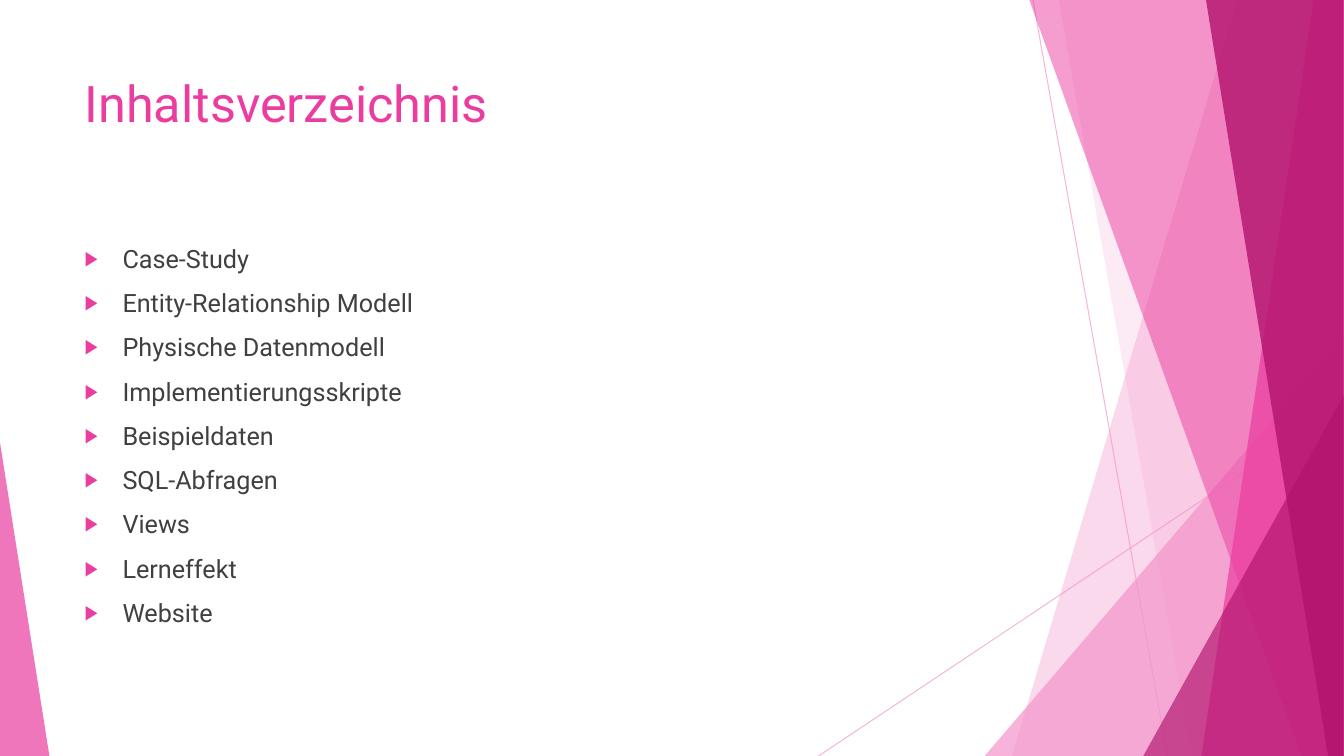
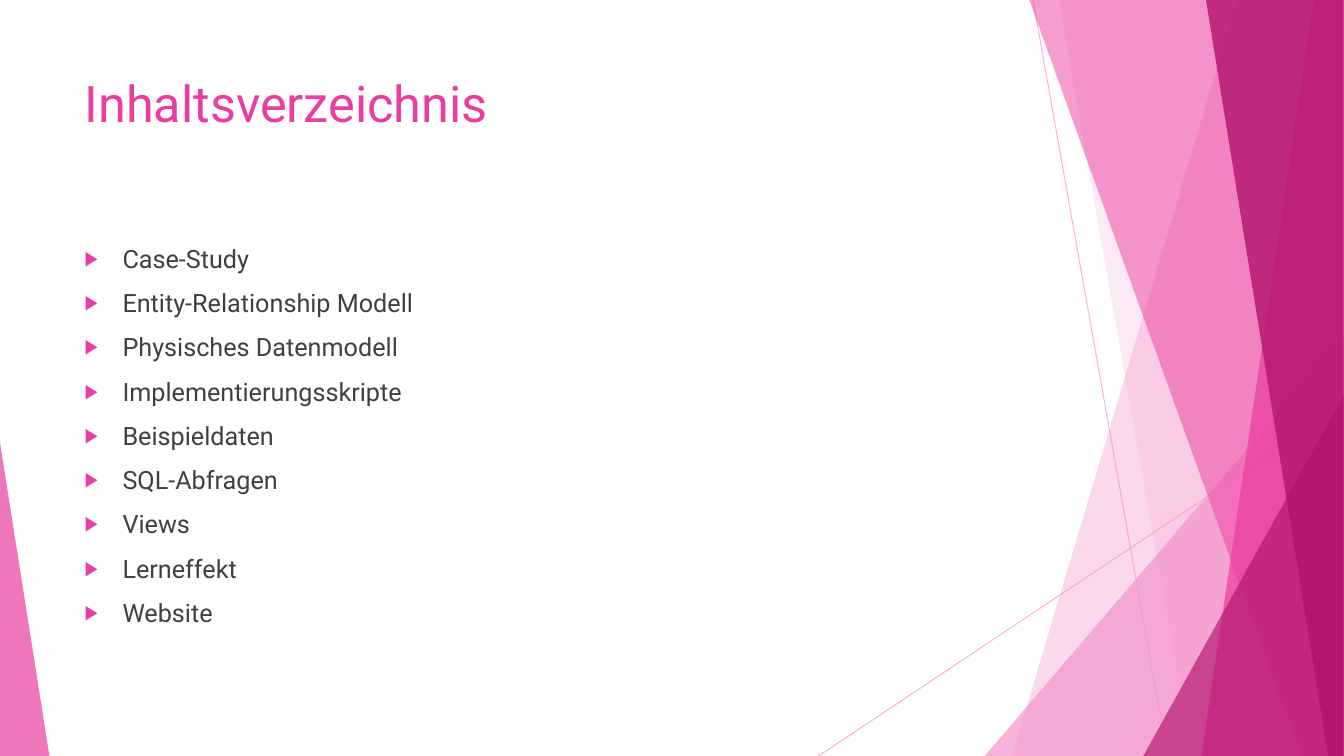
Before and after one commit to WieseGmbH-Datenbanken/Datenbank, a slide deck: slide 2 of Mobile Teile EndPräsi.pptx. Drawn at 1344x756 pixels with LibreOffice and Linux fonts; fonts in the diff are those of the drawing. Boxes give left, top, right and bottom in pixels: in the first picture for what was removed or moved away, otherwise in the second. Text is boxed around its words. In the diff, an @@ line names an element or a change of style, - is before the commit and + after.

```diff
--- a/Mobile Teile EndPräsi.pptx
+++ b/Mobile Teile EndPräsi.pptx
@@ text at [123,337,398,362]: text changed @@
-▶ Physische Datenmodell
+▶ Physisches Datenmodell
```
Also in this commit, not shown: 1 other slide changed, 1 slide added, 1 slide removed.
